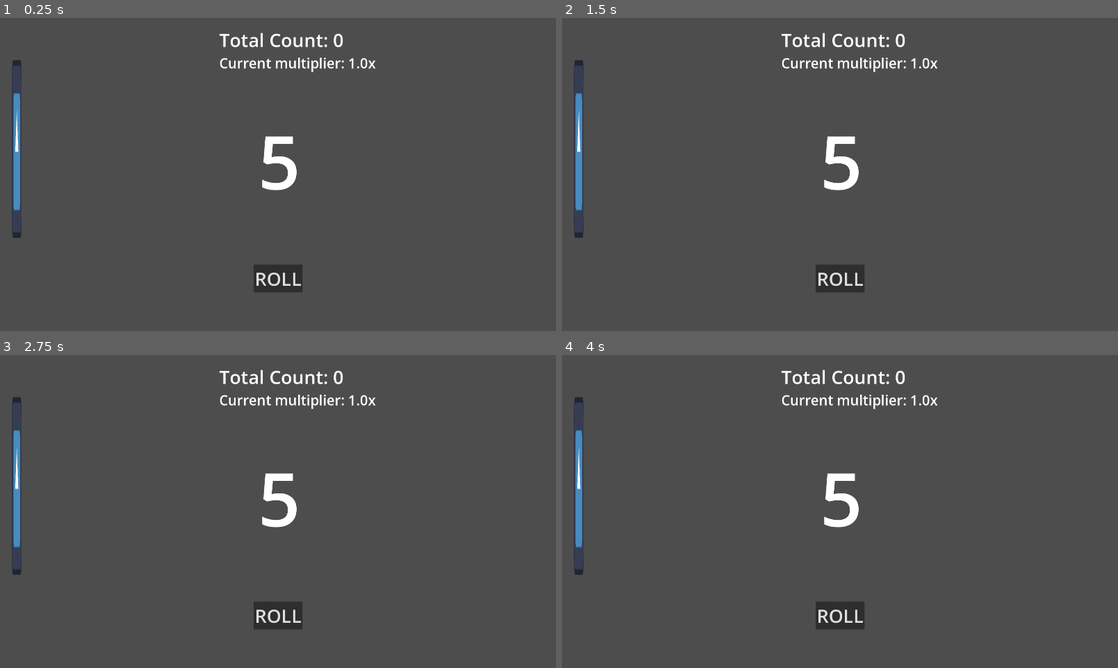
Above: before the commit, frames 1-4 (two rows, left to right).
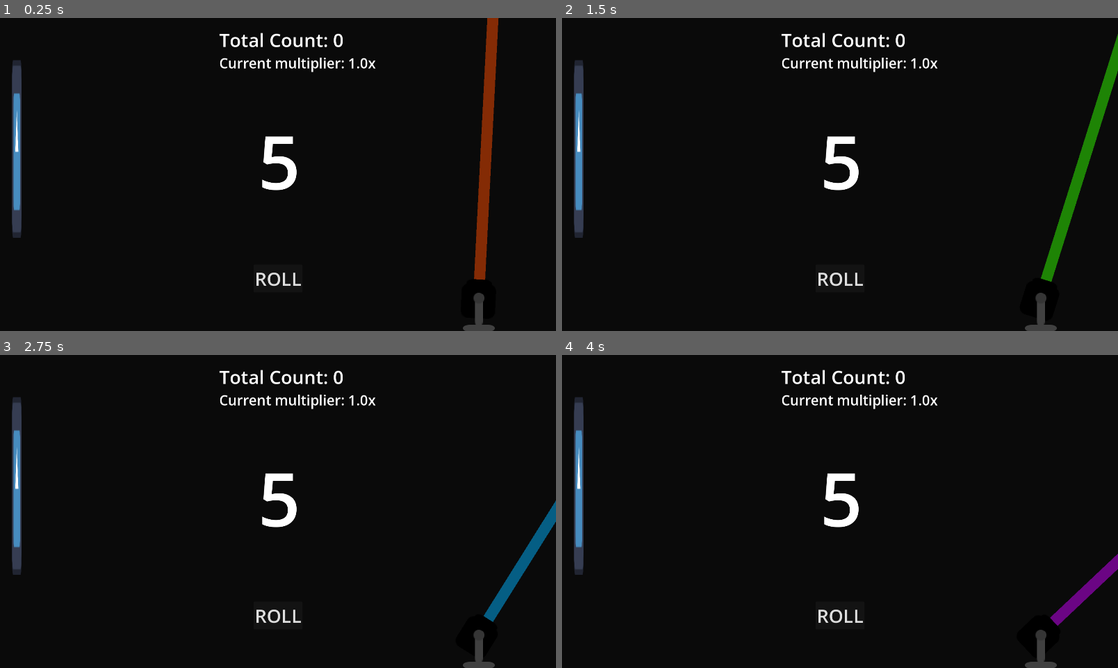
Above: after the commit, the same moments.

Repository: HelloIsReal/Number-Addict
Game: Godot game, scene res://scenes/main.tscn
The game is run twice, just before and just after one commit, with the same random seed, the same clock (stepped at 60 frames per second) and the same inputs. The engine's default icon, where the game draws it, is replaced by a stand-in: a white triangle on a blue panel in a dark square.
Inputs (mouse positions are in pixels of both pictures, inside the frame that each line leads up to):
- Up to frame 1 (0.25 s): no input
- Up to frame 2 (1.5 s): tap Enter at 0.5 s; move the mouse to (962, 158) at 0.52 s; hold Right 0.53-1.28 s; tap Alt at 0.6 s; click (962, 158) at 0.67 s; move the mouse to (728, 190) at 1.27 s; hold Down from 1.28 s (still down); tap Shift at 1.35 s
- Up to frame 3 (2.75 s): move the mouse to (333, 442) at 2.02 s; release Down at 2.03 s; hold Right from 2.03 s (still down); tap Alt at 2.1 s
- Up to frame 4 (4 s): move the mouse to (812, 574) at 2.77 s; release Right at 2.78 s; hold Up 2.78-3.53 s; tap Shift at 2.85 s; click (812, 574) at 2.92 s; move the mouse to (1006, 558) at 3.52 s; hold Left from 3.53 s (still down); tap Alt at 3.6 s

The runs differ from the first frame. In frame 1, 98% of the frame differs, in the area x 0-100%, y 0-100%; in frame 2, 98%; in frame 3, 98%; in frame 4, 98%.

Commit message:
added disco light art to the game

Diff:
--- a/scenes/disco_light.tscn
+++ b/scenes/disco_light.tscn
@@ -1,23 +1,32 @@
 [gd_scene format=3 uid="uid://dyieucpv0fmai"]
 
-[ext_resource type="Texture2D" uid="uid://yoji3krrwugo" path="res://icon.svg" id="1_dsjj2"]
 [ext_resource type="Script" uid="uid://c7e3mvpvpethl" path="res://scripts/disco_light.gd" id="1_yg85i"]
+[ext_resource type="Texture2D" uid="uid://bcsavqy602dgi" path="res://images/disco light/discolight_beam.png" id="2_qnd2c"]
+[ext_resource type="Texture2D" uid="uid://bubbfof07wmqq" path="res://images/disco light/discolight_stand.png" id="3_lxv3m"]
+[ext_resource type="Texture2D" uid="uid://wky3lrjfayyg" path="res://images/disco light/discolight_box.png" id="3_y8hmj"]
 
 [node name="discoLight" type="Node2D" unique_id=342181333]
 show_behind_parent = true
 script = ExtResource("1_yg85i")
 
-[node name="light" type="Sprite2D" parent="." unique_id=569456656]
-position = Vector2(0, -1593)
-scale = Vector2(0.43999976, 25.000002)
-texture = ExtResource("1_dsjj2")
+[node name="DiscolightBox" type="Sprite2D" parent="." unique_id=1200392851]
+z_index = 1
+texture_filter = 1
+position = Vector2(0, -26.000002)
+scale = Vector2(2.530224, 2.530224)
+texture = ExtResource("3_y8hmj")
+offset = Vector2(0, -13.437544)
 
-[node name="Icon2" type="Sprite2D" parent="." unique_id=590987024]
-position = Vector2(0, -53)
-scale = Vector2(0.588421, 0.33984378)
-texture = ExtResource("1_dsjj2")
+[node name="DiscolightBeam" type="Sprite2D" parent="DiscolightBox" unique_id=1195139726]
+z_index = -1
+position = Vector2(-0.3952285, -545.5362)
+rotation = -3.1415925
+scale = Vector2(0.475269, -35.545475)
+texture = ExtResource("2_qnd2c")
 
-[node name="Icon" type="Sprite2D" parent="." unique_id=1468673718]
-position = Vector2(0, 131.125)
-scale = Vector2(0.7490623, 2.794922)
-texture = ExtResource("1_dsjj2")
+[node name="DiscolightStand" type="Sprite2D" parent="." unique_id=21390520]
+z_index = 2
+texture_filter = 1
+position = Vector2(1, -64)
+scale = Vector2(2.4520707, 2.4520707)
+texture = ExtResource("3_lxv3m")
--- a/scenes/main.tscn
+++ b/scenes/main.tscn
@@ -3,9 +3,18 @@
 [ext_resource type="Script" uid="uid://cpfdo8fi0xf3x" path="res://scripts/main.gd" id="1_0wfyh"]
 [ext_resource type="PackedScene" uid="uid://b75bcblikkj5o" path="res://scenes/number_roller.tscn" id="1_o5qli"]
 [ext_resource type="PackedScene" uid="uid://ckow3c6glwaaw" path="res://scenes/shop_system.tscn" id="3_sugp2"]
+[ext_resource type="PackedScene" uid="uid://dyieucpv0fmai" path="res://scenes/disco_light.tscn" id="4_jyhfs"]
 
 [node name="main" type="Node2D" unique_id=219049157]
 script = ExtResource("1_0wfyh")
+
+[node name="ColorRect" type="ColorRect" parent="." unique_id=704235429]
+z_index = -1000
+offset_left = -210.0
+offset_top = -182.0
+offset_right = 2111.0
+offset_bottom = 1226.0
+color = Color(0.038397167, 0.038397167, 0.03839716, 1)
 
 [node name="numberRoller" parent="." unique_id=861490069 instance=ExtResource("1_o5qli")]
 position = Vector2(891, 317)
@@ -37,4 +46,7 @@
 
 [node name="shopSystem" parent="." unique_id=868133078 instance=ExtResource("3_sugp2")]
 
+[node name="discoLight" parent="." unique_id=342181333 instance=ExtResource("4_jyhfs")]
+position = Vector2(1654, 990)
+
 [connection signal="pressed" from="rollButton" to="." method="_on_roll_button_pressed"]
--- a/scripts/disco_light.gd
+++ b/scripts/disco_light.gd
@@ -11,8 +11,8 @@
 	hue += delta * speed
 	hue = fmod(hue,1.0)
 
-	$light.modulate = Color.from_hsv(hue,1.0,1.0)
-	$light.self_modulate.a = 0.5
+	$DiscolightBox/DiscolightBeam.modulate = Color.from_hsv(hue,1.0,1.0)
+	$DiscolightBox/DiscolightBeam.self_modulate.a = 0.5
 
 
 # There's probably a better way to do this,
@@ -20,11 +20,11 @@
 func disco_rotate():
 	while true:
 		var tween = get_tree().create_tween()
-		tween.tween_property($".", "rotation_degrees", 70, 6)
+		tween.tween_property($DiscolightBox, "rotation_degrees", 70, 6)
 		await tween.finished
 
 		tween = get_tree().create_tween()
-		tween.tween_property($".", "rotation_degrees", -70, 6)
+		tween.tween_property($DiscolightBox, "rotation_degrees", -70, 6)
 		await tween.finished
 
 func freeObject():
--- a/scripts/shop_system.gd
+++ b/scripts/shop_system.gd
@@ -41,7 +41,7 @@
 		Global.totalCount -= (25*(discoLights+1))
 		discoLights+=1
 		var newDiscoLight = discoLightObject.instantiate()
-		newDiscoLight.position = Vector2(rng.randi_range(150,1700),1080)
+		newDiscoLight.position = Vector2(rng.randi_range(150,1700),990)
 		get_tree().current_scene.add_child(newDiscoLight)
 	updateCosts()
 
Binary file added: images/disco light/discolight_stand.png
Not shown, added: images/disco light/discolight_stand.png.import
